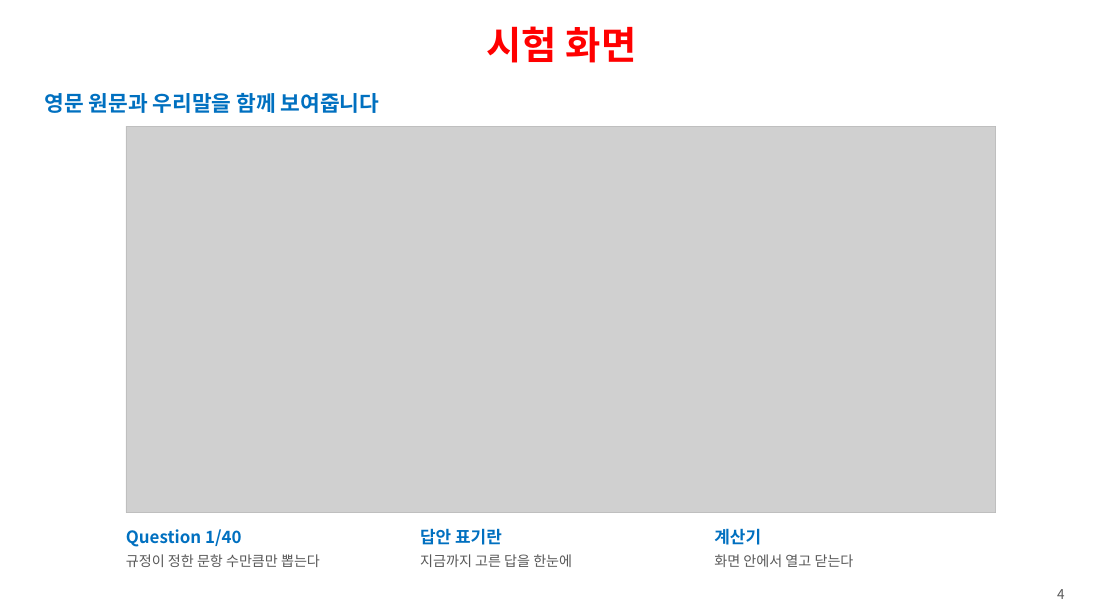
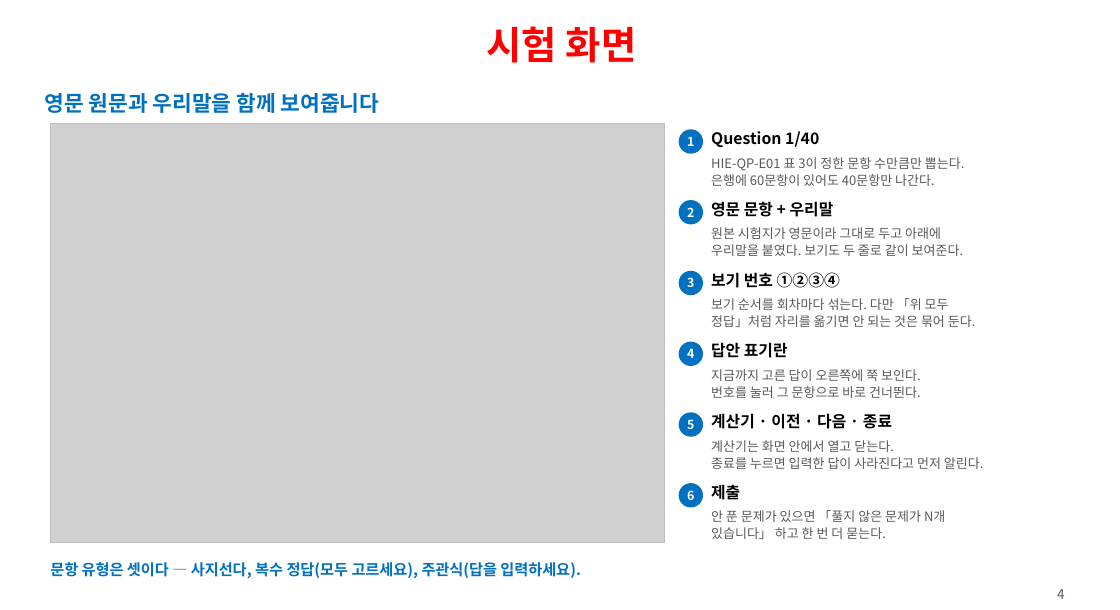
Before and after one commit to ys1277-sys/HIENDT-CBT, a slide deck: slide 4 of docs/발표자료-CBT-2026-08.pptx. Drawn at 1120x610 pixels with LibreOffice and Linux fonts; fonts in the diff are those of the drawing; grey boxes stand for pictures. Boxes give left, top, right and bottom in pixels: in the first picture for what was removed or moved away, otherwise in the second. Text is boxed around its words. In the diff, an @@ line names an element or a change of style, - is before the commit and + after.

```diff
--- a/docs/발표자료-CBT-2026-08.pptx
+++ b/docs/발표자료-CBT-2026-08.pptx
@@ picture: place and size @@
-picture at [126,126,996,512]
+picture at [50,124,664,542]
@@ rectangle: place and size @@
-rectangle at [126,126,996,512]
+rectangle at [50,124,664,542]
@@ ellipse added at [679,129,703,154], fill #0070C0 @@
@@ text added at [687,136,694,146], 11 pt, text #FFFFFF, bold @@
+1
@@ text "Question 1/40": place and size @@
-text "Question 1/40" at [126,529,241,547]
+text "Question 1/40" at [711,131,819,147]
@@ text "Question 1/40" at [711,131,819,147]: size 15 to 14 pt, text colour #0070C0 to #000000 @@
@@ text added at [711,157,965,186], 11.5 pt, text #595959 @@
+HIE-QP-E01 표 3이 정한 문항 수만큼만 뽑는다.
+은행에 60문항이 있어도 40문항만 나간다.
@@ ellipse added at [679,200,703,224], fill #0070C0 @@
@@ text added at [687,207,694,217], 11 pt, text #FFFFFF, bold @@
+2
@@ text added at [711,201,834,217], 14 pt, text #000000, bold @@
+영문 문항 + 우리말
@@ text added at [711,227,963,256], 11.5 pt, text #595959 @@
+원본 시험지가 영문이라 그대로 두고 아래에
+우리말을 붙였다. 보기도 두 줄로 같이 보여준다.
@@ ellipse added at [679,271,703,295], fill #0070C0 @@
@@ text added at [687,277,694,287], 11 pt, text #FFFFFF, bold @@
+3
@@ text added at [711,272,840,288], 14 pt, text #000000, bold @@
+보기 번호 ①②③④
@@ text added at [711,298,976,327], 11.5 pt, text #595959 @@
+보기 순서를 회차마다 섞는다. 다만 「위 모두
+정답」처럼 자리를 옮기면 안 되는 것은 묶어 둔다.
@@ ellipse added at [679,341,703,366], fill #0070C0 @@
@@ text added at [687,348,694,358], 11 pt, text #FFFFFF, bold @@
+4
@@ text "답안 표기란" at [711,342,788,358]: size 15 to 14 pt, text colour #0070C0 to #000000 @@
@@ text "답안 표기란": place and size @@
-text "답안 표기란" at [420,528,502,545]
+text "답안 표기란" at [711,342,788,358]
@@ text added at [711,369,921,398], 11.5 pt, text #595959 @@
+지금까지 고른 답이 오른쪽에 쭉 보인다.
+번호를 눌러 그 문항으로 바로 건너뛴다.
@@ ellipse added at [679,412,703,436], fill #0070C0 @@
@@ text added at [687,419,694,429], 11 pt, text #FFFFFF, bold @@
+5
@@ text added at [711,413,892,429], 14 pt, text #000000, bold @@
+계산기 · 이전 · 다음 · 종료
@@ text added at [711,440,984,469], 11.5 pt, text #595959 @@
+계산기는 화면 안에서 열고 닫는다.
+종료를 누르면 입력한 답이 사라진다고 먼저 알린다.
@@ ellipse added at [679,483,703,507], fill #0070C0 @@
@@ text added at [687,490,694,500], 11 pt, text #FFFFFF, bold @@
+6
@@ text added at [711,485,740,500], 14 pt, text #000000, bold @@
+제출
@@ text added at [711,510,945,539], 11.5 pt, text #595959 @@
+안 푼 문제가 있으면 「풀지 않은 문제가 N개
+있습니다」 하고 한 번 더 묻는다.
@@ text removed at [714,528,761,545] @@
-계산기
@@ text added at [50,562,580,578], 13.5 pt, text #0070C0, bold @@
+문항 유형은 셋이다 — 사지선다, 복수 정답(모두 고르세요), 주관식(답을 입력하세요).
@@ text removed at [126,554,320,567] @@
-규정이 정한 문항 수만큼만 뽑는다
@@ text removed at [420,554,572,567] @@
-지금까지 고른 답을 한눈에
@@ text removed at [714,554,854,567] @@
-화면 안에서 열고 닫는다
```
Also in this commit, not shown: 7 other slides changed, 3 slides added, 2 slides removed, 1 other file.
